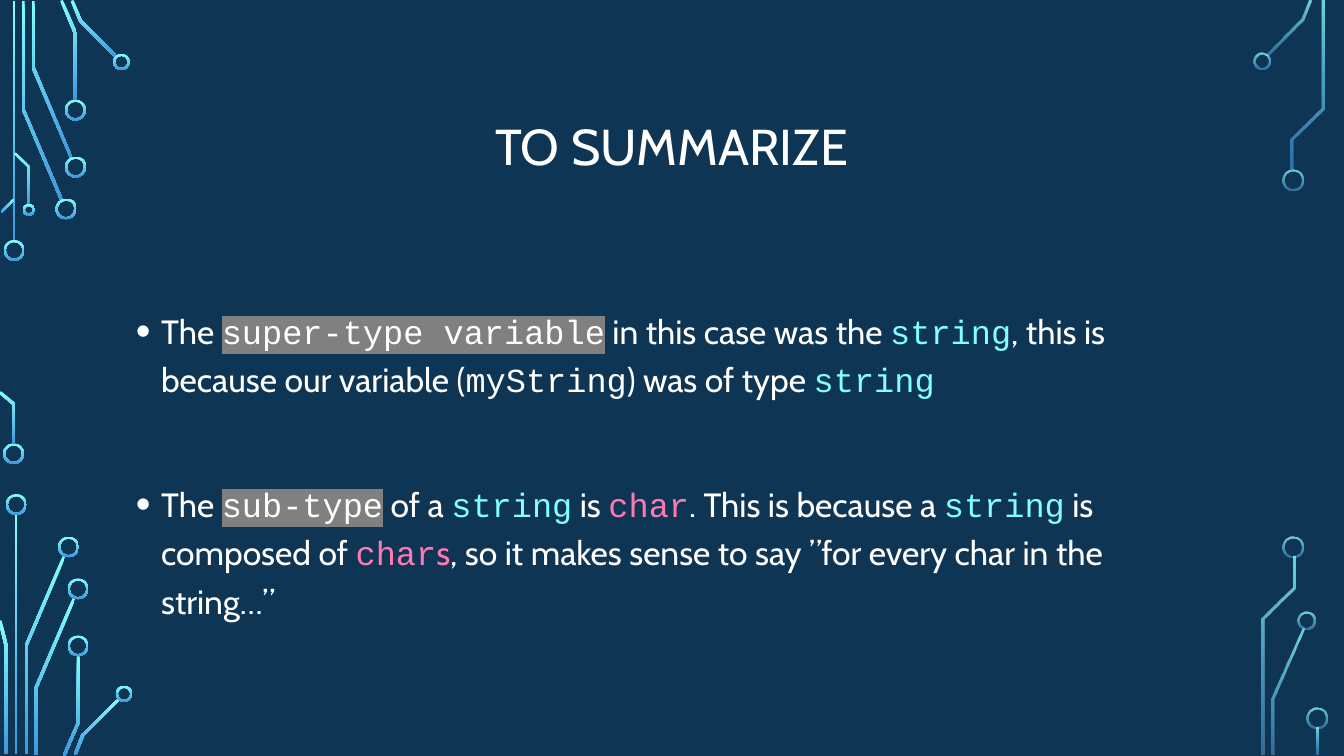
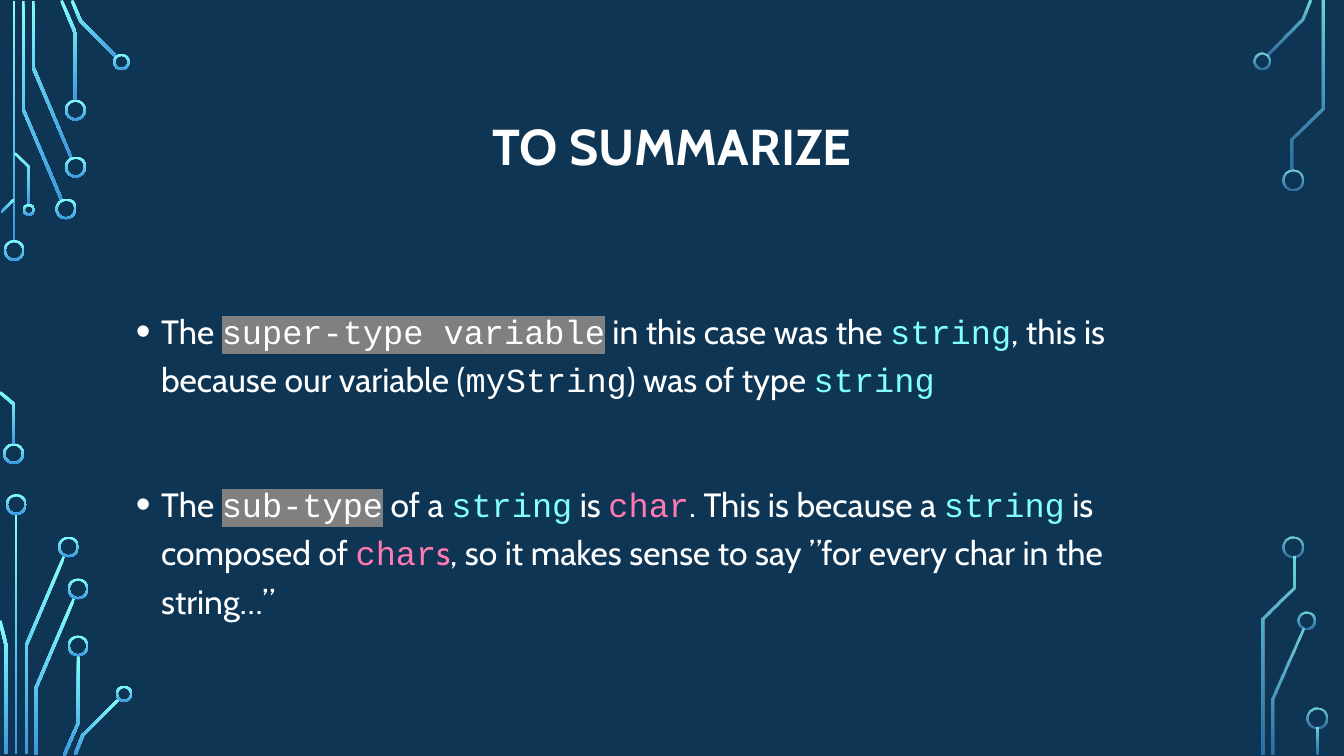
Before and after one commit to psypdt/ZIS_C-_Summer_Course_2019, a slide deck: slide 40 of Day_3/Day_3.pptx. Drawn at 1344x756 pixels with LibreOffice and Linux fonts; fonts in the diff are those of the drawing; background and template pictures are left out. Boxes give left, top, right and bottom in pixels: in the first picture for what was removed or moved away, otherwise in the second. Text is boxed around its words. In the diff, an @@ line names an element or a change of style, - is before the commit and + after.

```diff
--- a/Day_3/Day_3.pptx
+++ b/Day_3/Day_3.pptx
@@ title "TO SUMMARIZE" at (492, 129, 851, 166): bold on @@
```
Also in this commit, not shown: 8 other slides changed.
